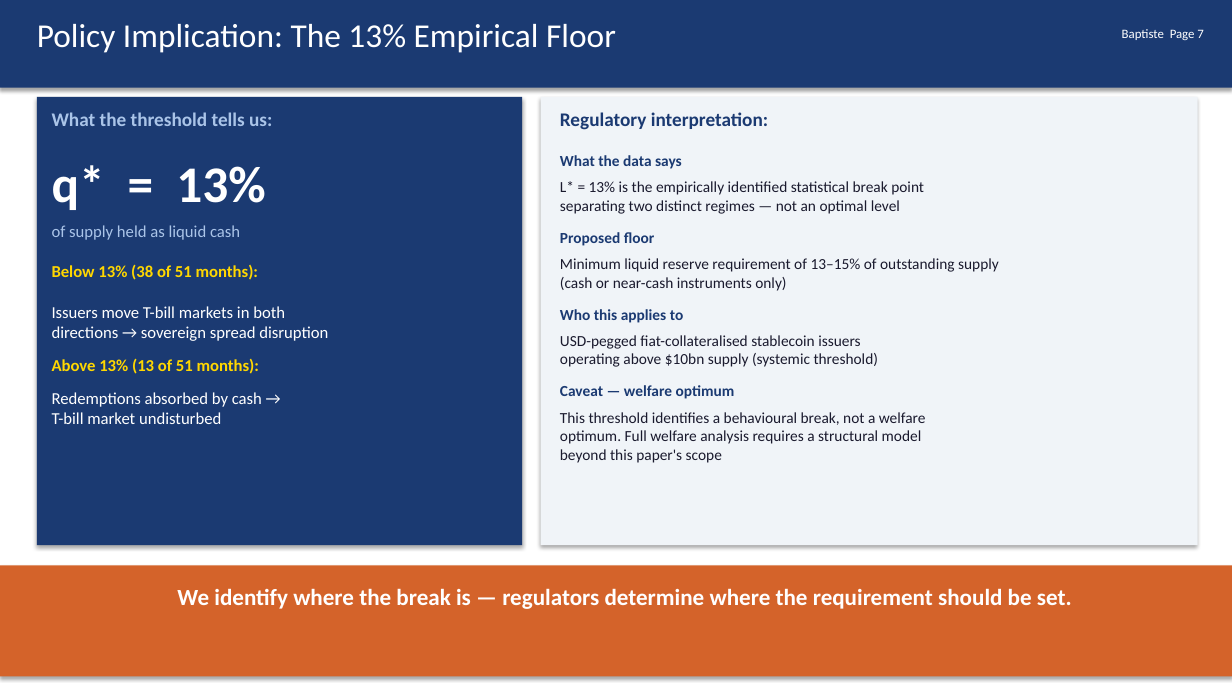
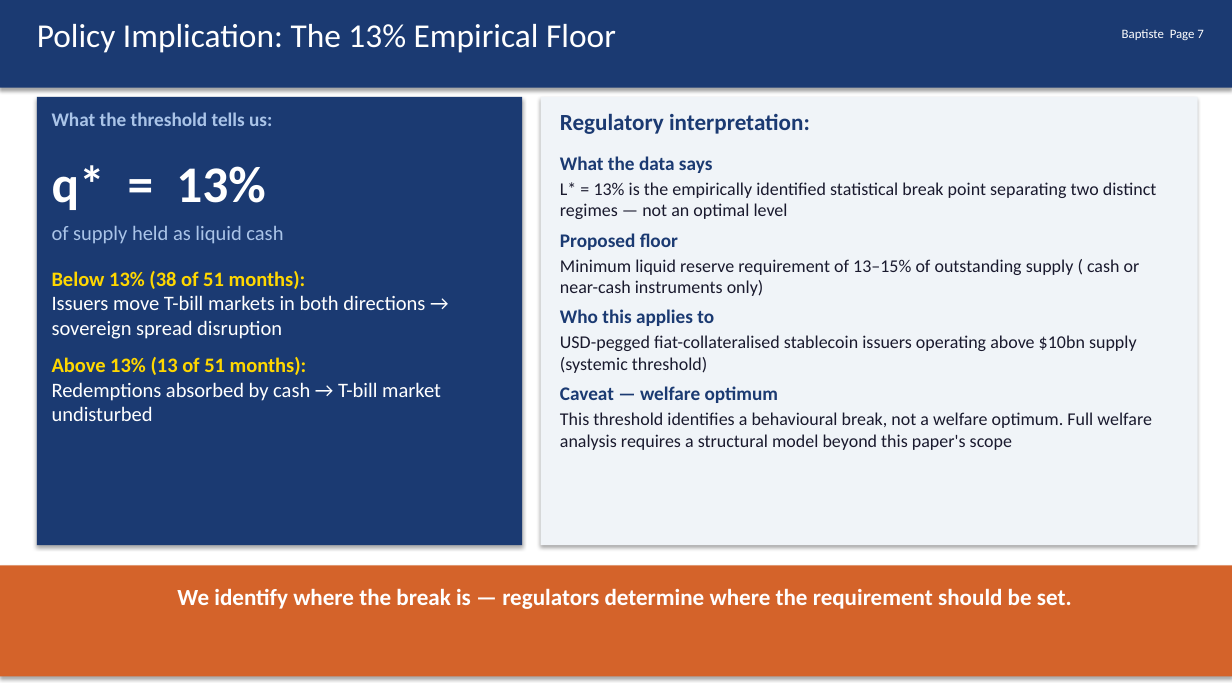
Before and after one commit to kimmireu0921/Stablecoins-and-the-Exorbitant-Privilege, a slide deck: slide 7 of presentations/0519_Stablecoin_Exorbitant_Privilege.pptx. Drawn at 1232x693 pixels with LibreOffice and Linux fonts; fonts in the diff are those of the drawing. Boxes give left, top, right and bottom in pixels: in the first picture for what was removed or moved away, otherwise in the second. Text is boxed around its words. In the diff, an @@ line names an element or a change of style, - is before the commit and + after.

```diff
--- a/presentations/0519_Stablecoin_Exorbitant_Privilege.pptx
+++ b/presentations/0519_Stablecoin_Exorbitant_Privilege.pptx
@@ text "Regulatory interpretation:" at (560, 113, 810, 134): size 15 to 18 pt @@
@@ text at (52, 226, 441, 421): size 13 to 16 pt @@
@@ text at (560, 259, 1140, 296): text changed; size 12 to 14 pt @@
-Minimum liquid reserve requirement of 13–15% of outstanding supply
-(cash or near-cash instruments only)
+Minimum liquid reserve requirement of 13–15% of outstanding supply ( cash or near-cash instruments only)
@@ size 12 to 15 pt in 4 elements at (560, 386, 778, 403), (560, 156, 712, 173), (560, 233, 678, 250), (560, 309, 714, 326) @@
@@ size 12 to 14 pt in 3 elements at (560, 182, 1156, 219), (560, 335, 1137, 373), (560, 412, 1152, 450) @@
```
Also in this commit, not shown: 8 other slides changed, 2 other files.
